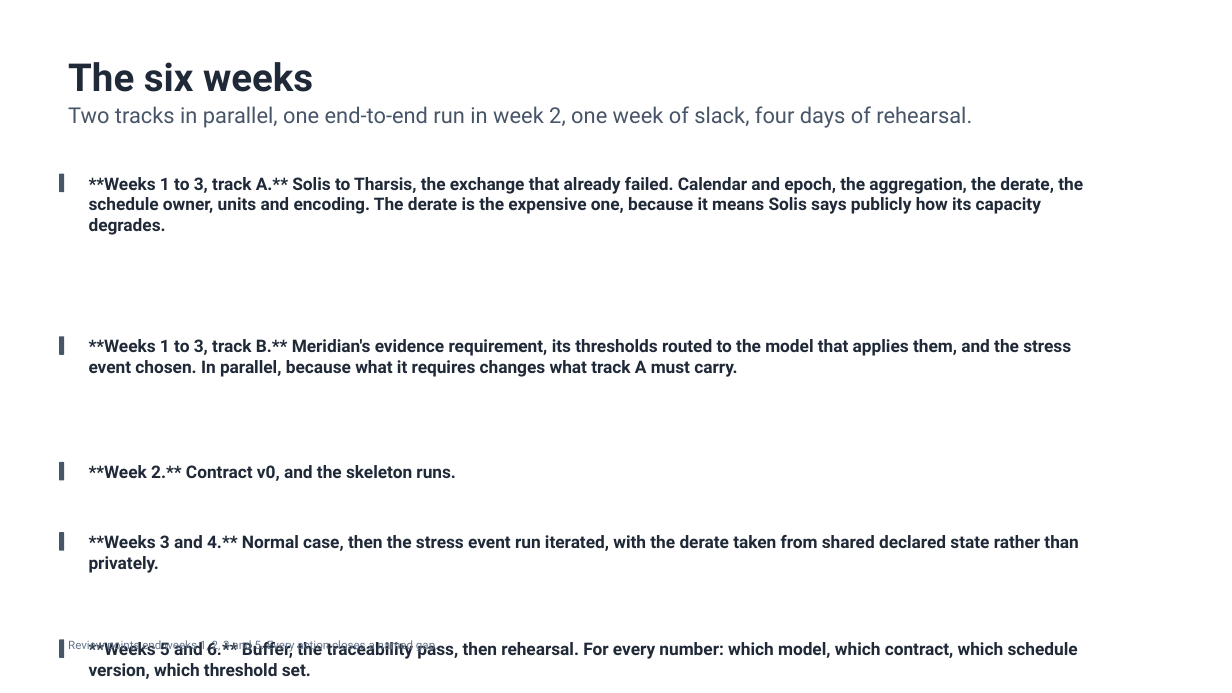
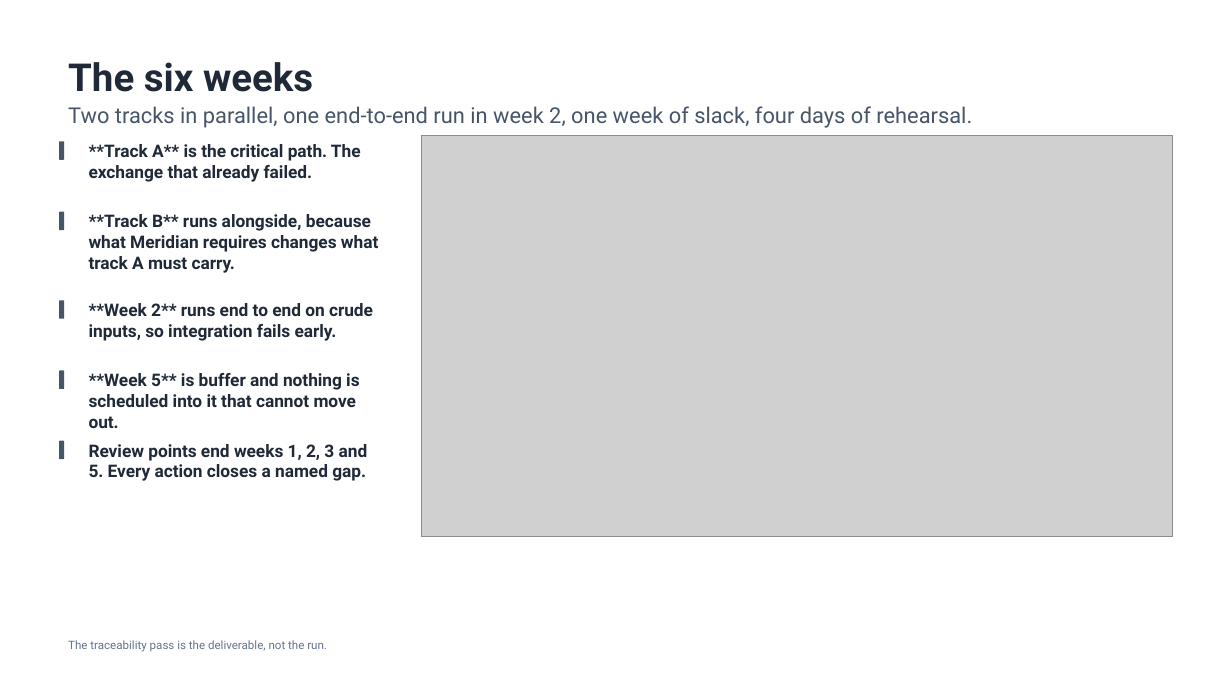
Before and after one commit to fgnxl/oef_ares_case_study, a slide deck: slide 5 of deck/ares_board_deck.pptx. Drawn at 1232x693 pixels with LibreOffice and Linux fonts; fonts in the diff are those of the drawing; grey boxes stand for pictures. Boxes give left, top, right and bottom in pixels: in the first picture for what was removed or moved away, otherwise in the second. Text is boxed around its words. In the diff, an @@ line names an element or a change of style, - is before the commit and + after.

```diff
--- a/deck/ares_board_deck.pptx
+++ b/deck/ares_board_deck.pptx
@@ rounded rectangle: place and size @@
-rounded rectangle at box(59, 174, 65, 192)
+rounded rectangle at box(59, 141, 65, 160)
@@ text at box(89, 144, 361, 182): text changed @@
-**Weeks 1 to 3, track A.** Solis to Tharsis, the exchange that already failed. Calendar and epoch, the aggregation, the derate, the schedule owner, units and encoding. The derate is the expensive one, because it means Solis says publicly how its capacity degrades.
+**Track A** is the critical path. The exchange that already failed.
@@ picture added at box(421, 136, 1173, 536) @@
@@ rounded rectangle: place and size @@
-rounded rectangle at box(59, 336, 65, 355)
+rounded rectangle at box(59, 212, 65, 230)
@@ text at box(89, 214, 378, 273): text changed @@
-**Weeks 1 to 3, track B.** Meridian's evidence requirement, its thresholds routed to the model that applies them, and the stress event chosen. In parallel, because what it requires changes what track A must carry.
+**Track B** runs alongside, because what Meridian requires changes what track A must carry.
@@ rounded rectangle: place and size @@
-rounded rectangle at box(59, 462, 65, 481)
+rounded rectangle at box(59, 300, 65, 319)
@@ text at box(89, 303, 373, 341): text changed @@
-**Week 2.** Contract v0, and the skeleton runs.
+**Week 2** runs end to end on crude inputs, so integration fails early.
@@ rounded rectangle: place and size @@
-rounded rectangle at box(59, 532, 65, 551)
+rounded rectangle at box(59, 371, 65, 389)
@@ text added at box(89, 373, 359, 407), 13.5 pt, text #1F2937, bold @@
+**Week 5** is buffer and nothing is scheduled into it that cannot move out.
@@ rounded rectangle: place and size @@
-rounded rectangle at box(59, 640, 65, 658)
+rounded rectangle at box(59, 441, 65, 459)
@@ text at box(89, 444, 368, 481): text changed @@
-**Weeks 5 and 6.** Buffer, the traceability pass, then rehearsal. For every number: which model, which contract, which schedule version, which threshold set.
+Review points end weeks 1, 2, 3 and 5. Every action closes a named gap.
@@ text removed at box(89, 535, 1078, 573) @@
-**Weeks 3 and 4.** Normal case, then the stress event run iterated, with the derate taken from shared declared state rather than privately.
@@ text at box(68, 640, 327, 652): text changed @@
-Review points end weeks 1, 2, 3 and 5. Every action closes a named gap.
+The traceability pass is the deliverable, not the run.
```
Also in this commit, not shown: 1 other slide changed, 2 other files.
